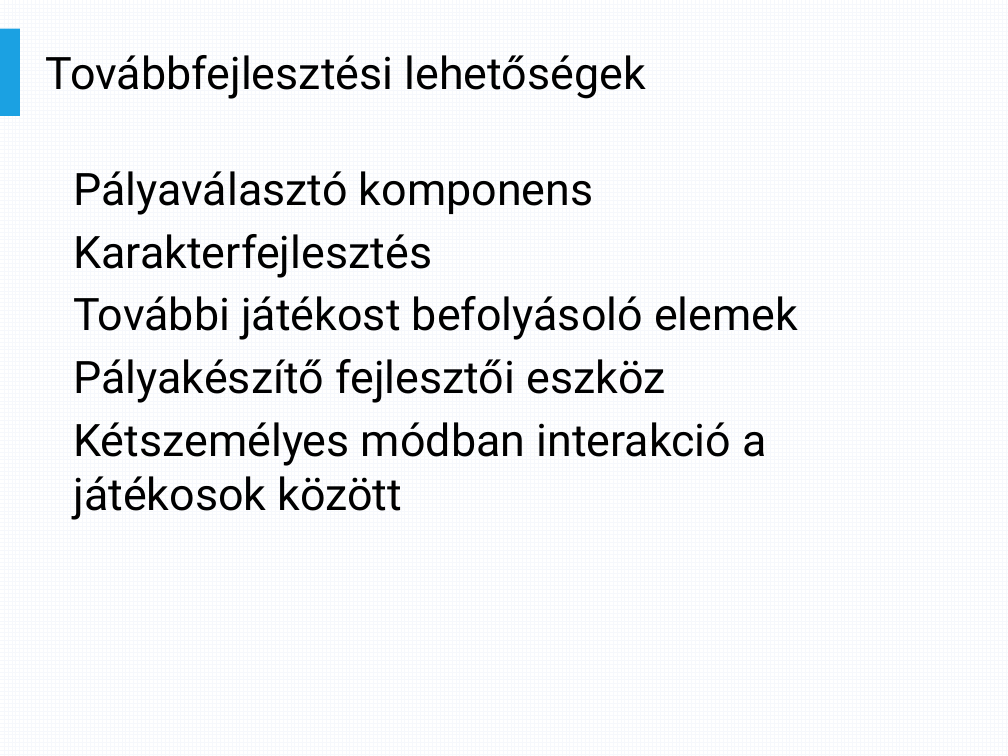
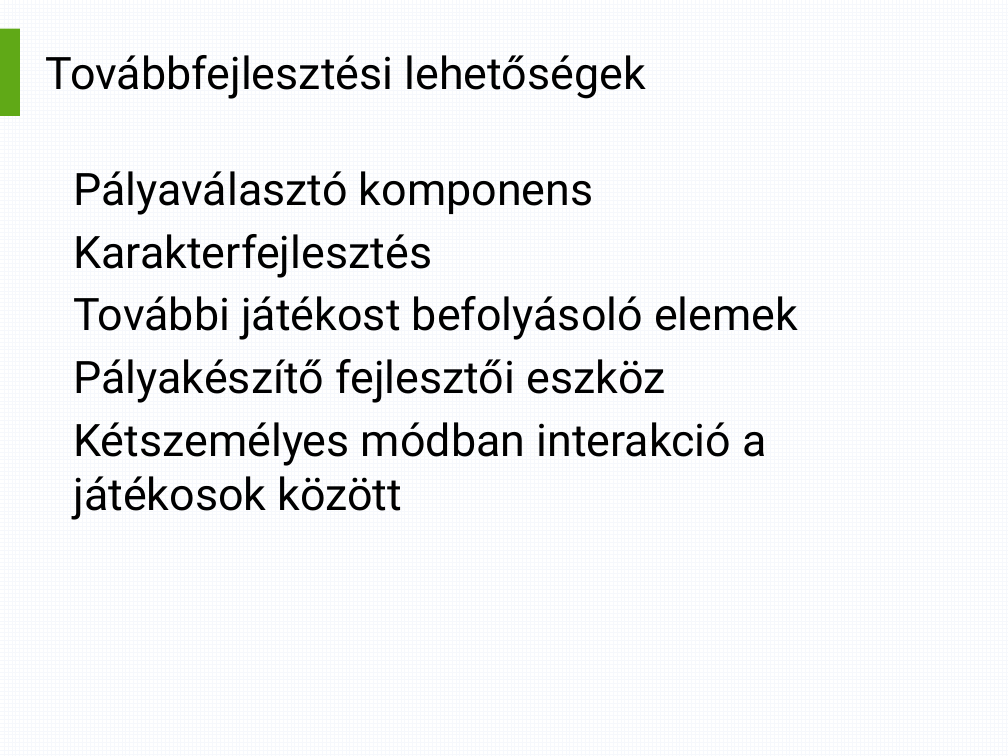
Before and after one commit to trnktms/ScarFly, a slide deck: slide 16 of ScarFly/Docs/Presentation.pptx. Drawn at 1008x756 pixels with LibreOffice and Linux fonts; fonts in the diff are those of the drawing. Boxes give left, top, right and bottom in pixels: in the first picture for what was removed or moved away, otherwise in the second. Text is boxed around its words. In the diff, an @@ line names an element or a change of style, - is before the commit and + after.

```diff
--- a/ScarFly/Docs/Presentation.pptx
+++ b/ScarFly/Docs/Presentation.pptx
@@ rectangle at (x1=0, y1=29, x2=20, y2=117): fill #1BA1E2 to #60A917 @@
```
Also in this commit, not shown: 7 other slides changed, 3 slides added, 3 slides removed.
